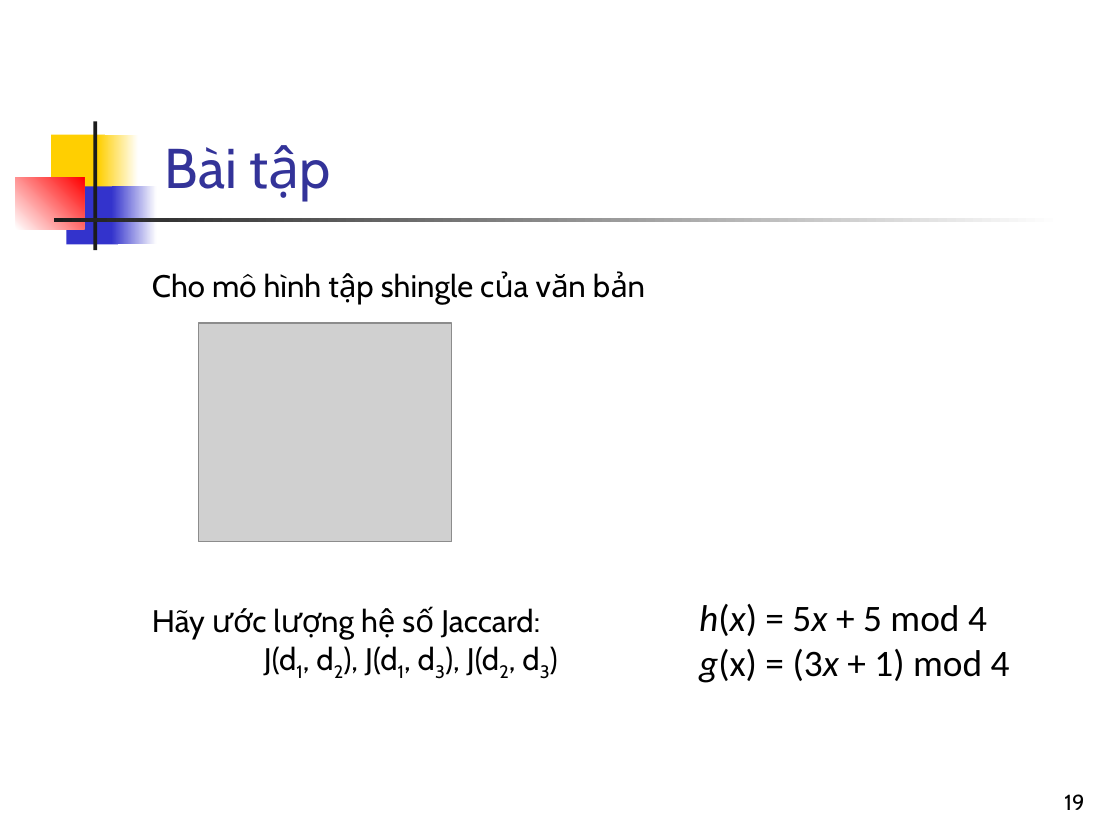
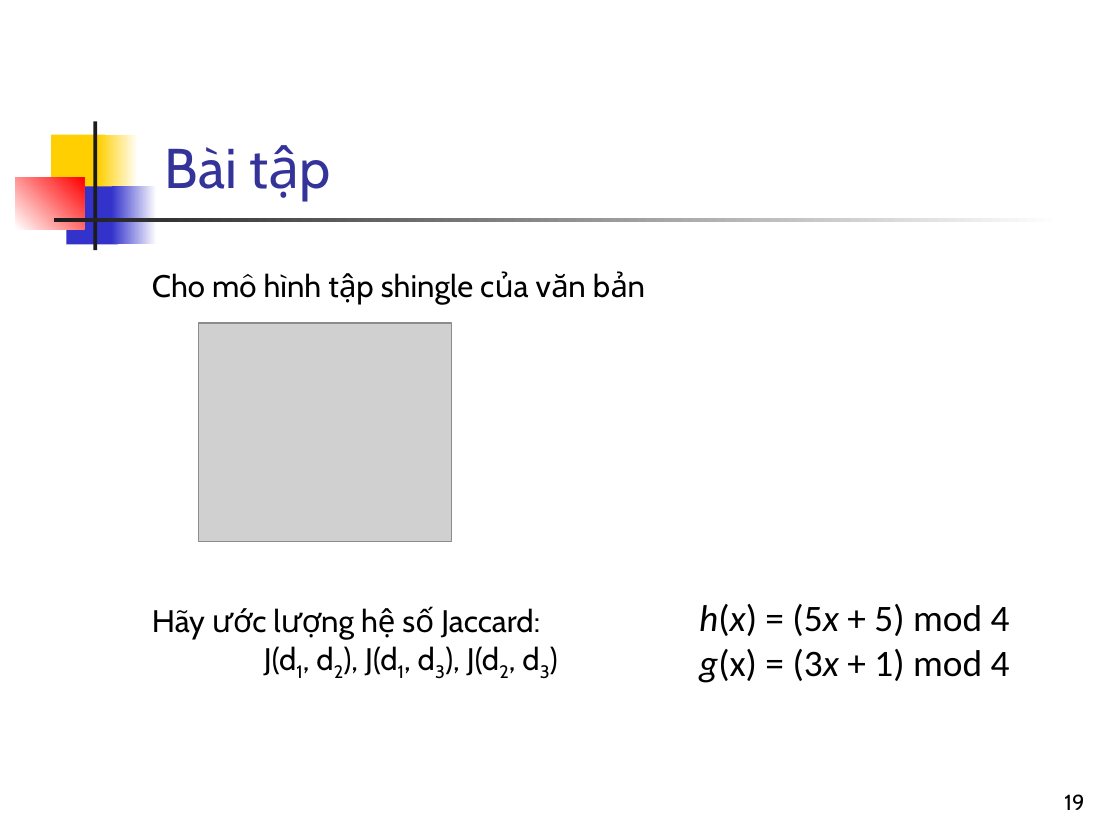
Before and after one commit to nguyenkhanhthien/IT4853, a slide deck: slide 19 of Bai 20 Phat hien trung lap gan.pptx. Drawn at 1120x840 pixels with LibreOffice and Linux fonts; fonts in the diff are those of the drawing; grey boxes stand for pictures. Boxes give left, top, right and bottom in pixels: in the first picture for what was removed or moved away, otherwise in the second. Text is boxed around its words. In the diff, an @@ line names an element or a change of style, - is before the commit and + after.

```diff
--- a/Bai 20 Phat hien trung lap gan.pptx
+++ b/Bai 20 Phat hien trung lap gan.pptx
@@ text at (x1=699, y1=604, x2=1010, y2=636): text changed @@
-h(x) = 5x + 5 mod 4
+h(x) = (5x + 5) mod 4
```
Also in this commit, not shown: 2 other slides changed, 3 other files.
